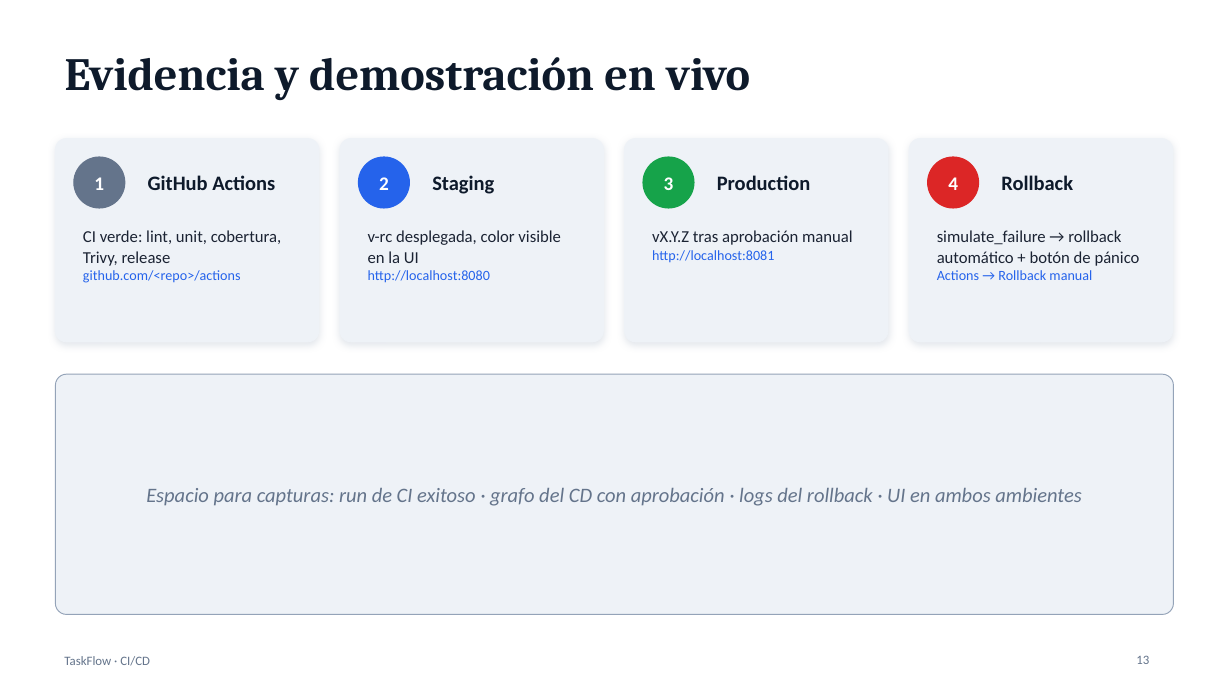
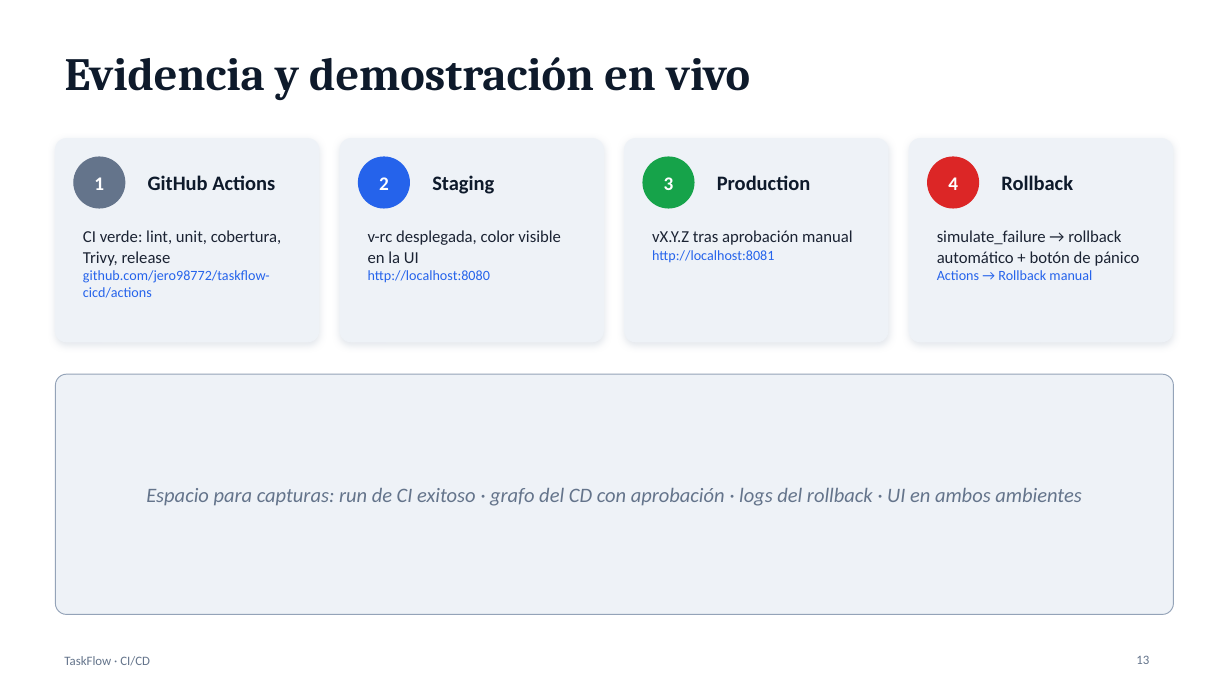
Before and after one commit to jero98772/taskflow-cicd, a slide deck: slide 13 of presentation/TaskFlow_CICD.pptx. Drawn at 1232x693 pixels with LibreOffice and Linux fonts; fonts in the diff are those of the drawing. Boxes give left, top, right and bottom in pixels: in the first picture for what was removed or moved away, otherwise in the second. Text is boxed around its words. In the diff, an @@ line names an element or a change of style, - is before the commit and + after.

```diff
--- a/presentation/TaskFlow_CICD.pptx
+++ b/presentation/TaskFlow_CICD.pptx
@@ text at (83, 270, 270, 298): text changed @@
-github.com/<repo>/actions
+github.com/jero98772/taskflow-cicd/actions
```
Also in this commit, not shown: 2 other files.
